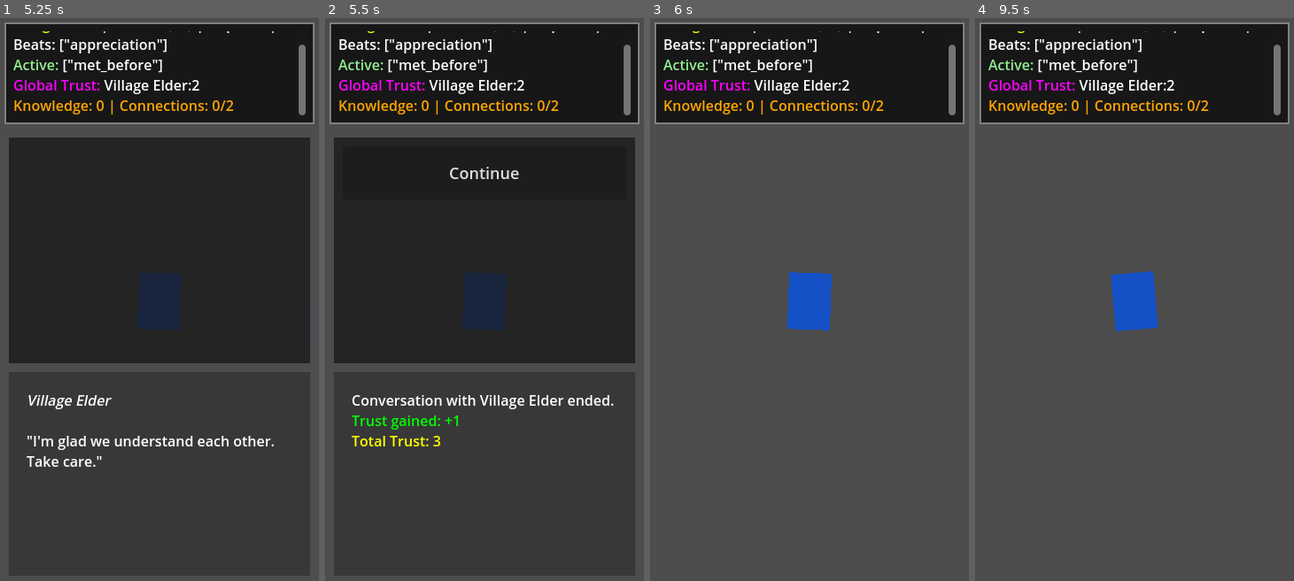
Above: before the commit, frames 1-4 (left to right).
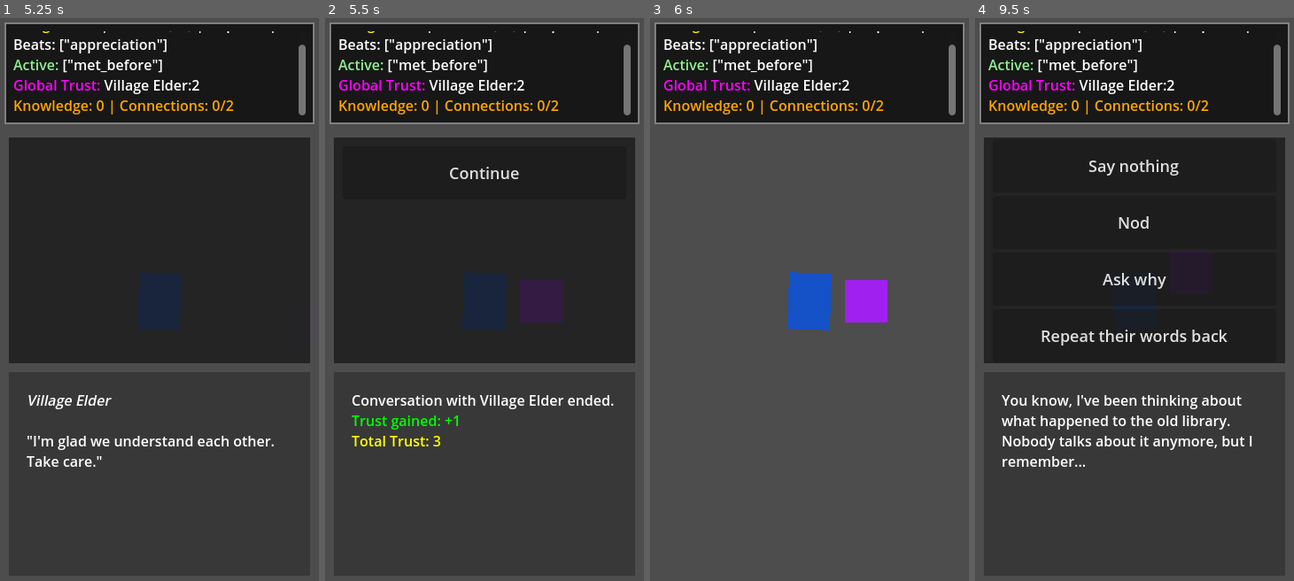
Above: after the commit, the same moments.

Repository: mgsrevolver/bedbound
Game: Godot game, scene res://scenes/Main.tscn
Two runs of this game, one before a commit and one after it. Both use one fixed random seed, a clock stepped at 60 frames per second and the inputs below.
Inputs:
- Up to frame 1 (5.25 s): tap Enter at 0.5, 5 s; hold D (move_right) 0.53-1.28 s; hold S (move_down) 1.28-2 s; click "Say nothing" at 2 s; click "Nod" at 2.75 s; tap Space at 3.5 s; hold D (move_right) 3.53-4.28 s; hold W (move_up) 4.28-5.03 s; hold A (move_left) from 5.03 s (still down)
- Up to frame 2 (5.5 s): keep holding A (move_left)
- Up to frame 3 (6 s): release A (move_left) at 5.75 s; click "Continue" at 5.75 s
- Up to frame 4 (9.5 s): tap Space at 6.5 s; hold A (move_left) 6.53-7.28 s; hold S (move_down) 7.28-8.03 s; tap Enter at 8 s; hold D (move_right) 8.03-8.78 s; hold W (move_up) from 8.78 s (still down)

Frame 1 is identical in both runs. In frame 2, 1.0% of the frame differs, in the area x 61-75%, y 46-55%; in frame 3, 1.0%; in frame 4, 40%, in the area x 2-98%, y 21-80%.

Commit message:
better conversation closure

Diff:
--- a/scripts/npcs/NPC.gd
+++ b/scripts/npcs/NPC.gd
@@ -237,6 +237,7 @@
 		}
 
 func play_farewell_animation(farewell_type: DeadEndType = DeadEndType.COMFORTABLE_CONCLUSION):
+	var original_position = position
 	var tween = create_tween()
 	tween.set_parallel(true)
 
@@ -261,4 +262,9 @@
 			tween.tween_property(self, "position", position + direction * 40, 1.0)
 			tween.tween_property(self, "modulate", Color.TRANSPARENT, 1.2)
 
-	tween.finished.connect(func(): farewell_complete.emit())
+	tween.finished.connect(func():
+		# Return to original position and make visible again
+		position = original_position
+		modulate = Color.WHITE
+		farewell_complete.emit()
+	)
